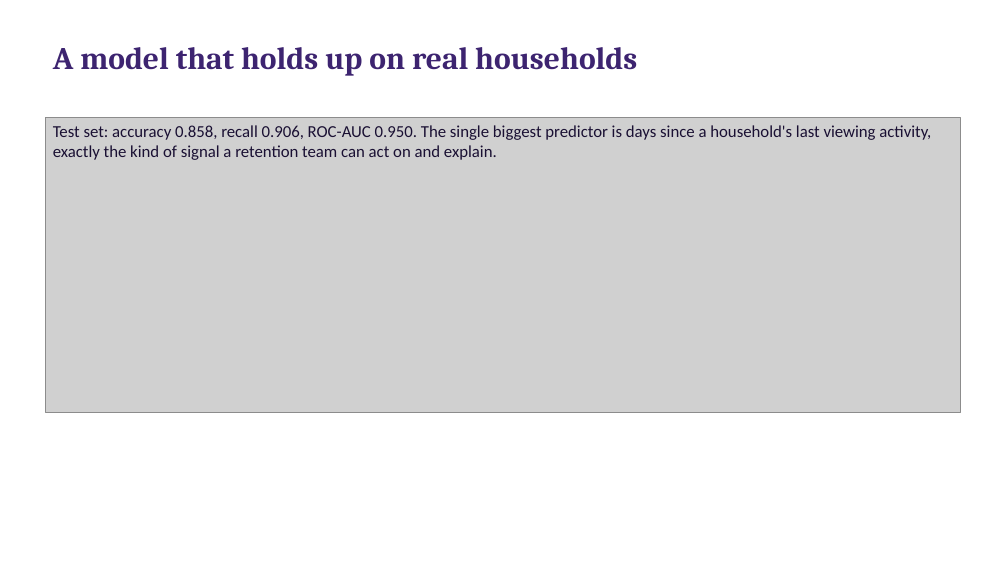
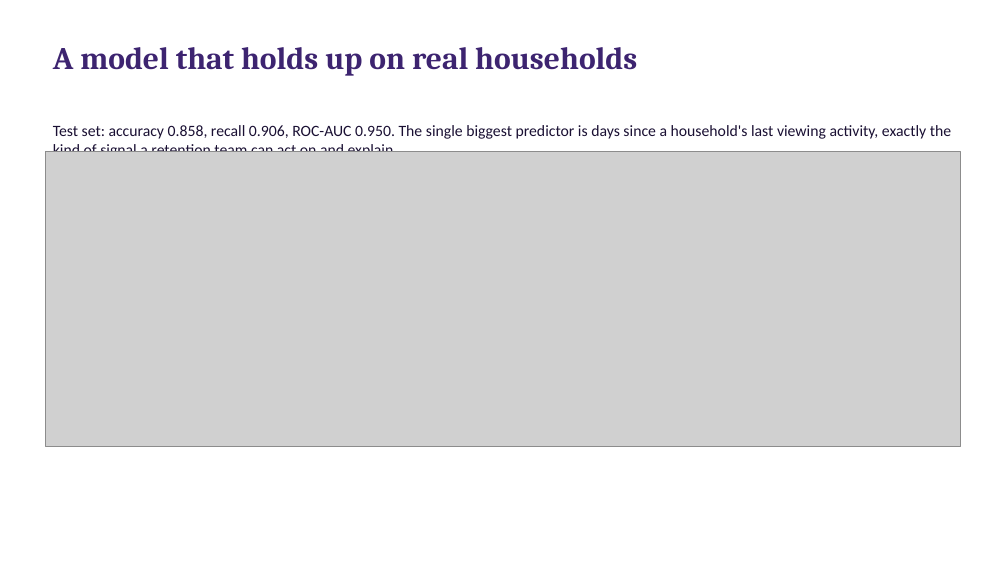
Before and after one commit to SandileJ/CAP182_SS1_SS2, a slide deck: slide 11 of SS3_PartC_Presentation.pptx. Drawn at 1008x567 pixels with LibreOffice and Linux fonts; fonts in the diff are those of the drawing; grey boxes stand for pictures. Boxes give left, top, right and bottom in pixels: in the first picture for what was removed or moved away, otherwise in the second. Text is boxed around its words. In the diff, an @@ line names an element or a change of style, - is before the commit and + after.

Commit message:
Fix empty placeholder prompts in SS3 Part C slides
Several slides shared a layout that declared chart and image
placeholders even on slides that never filled them, so PowerPoint
showed stray "Click to add text" prompts on top of the real content.
Split into a text-only layout and an exhibit layout (title only,
image/chart positioned directly instead of as named placeholders),
so nothing is ever left unfilled.

```diff
--- a/SS3_PartC_Presentation.pptx
+++ b/SS3_PartC_Presentation.pptx
@@ text "Test set: accuracy 0.858, recall ..." at (53, 125, 951, 152): size 16 to 15 pt; less space between paragraphs @@
@@ picture: place and size @@
-picture at (45, 117, 960, 412)
+picture at (45, 151, 960, 446)
```
Also in this commit, not shown: 2 other slides changed.
